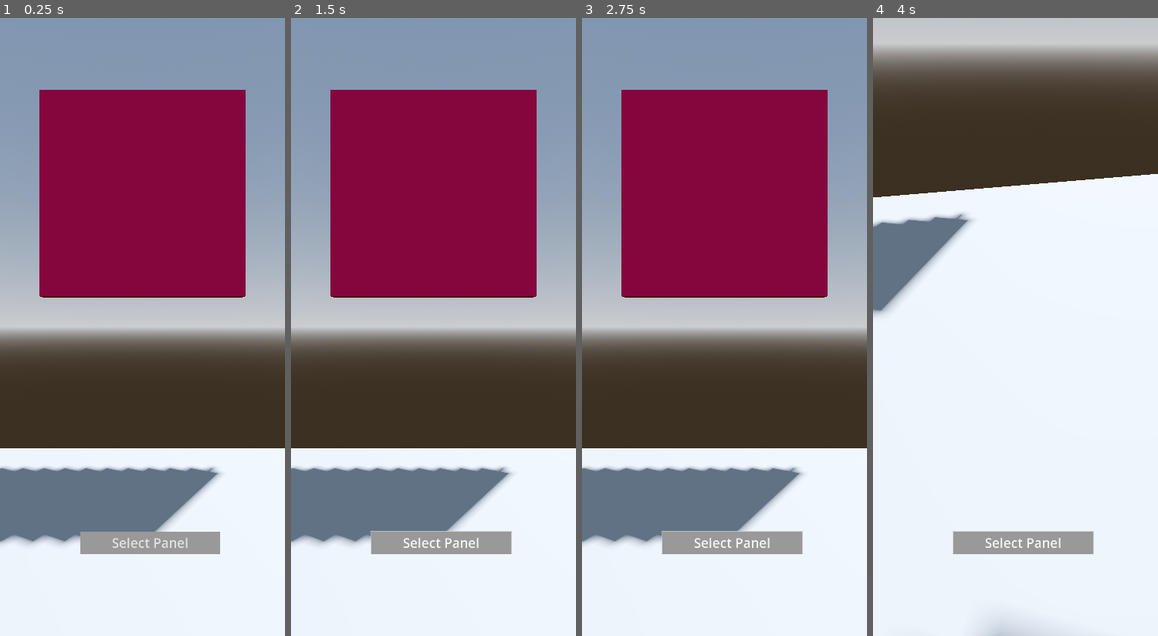
Above: before the commit, frames 1-4 (left to right).
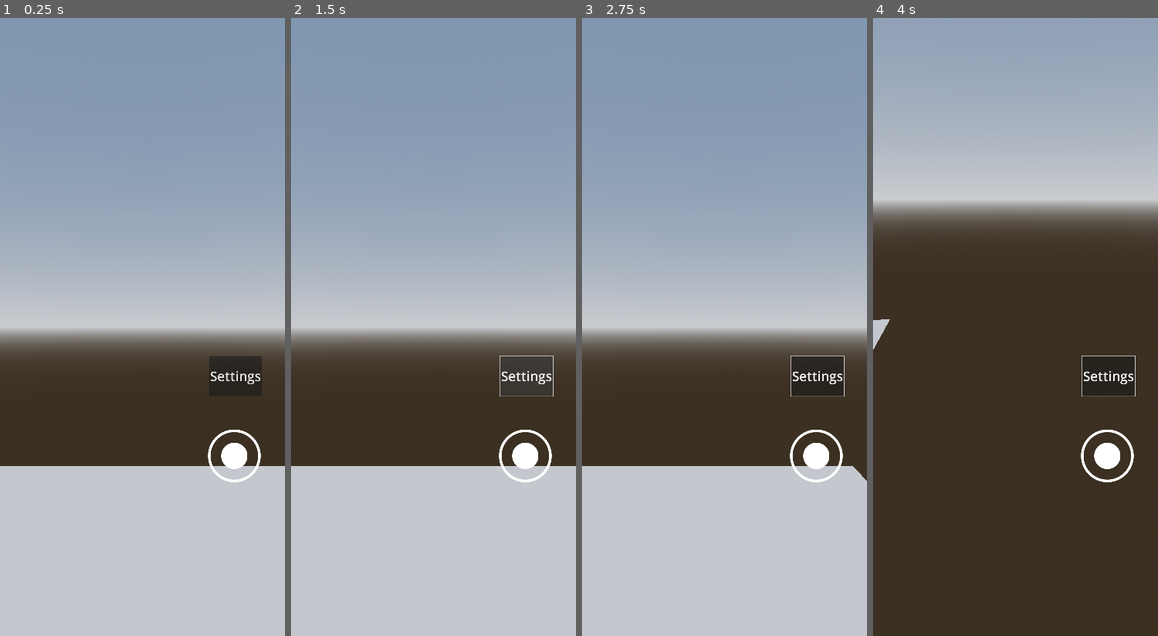
Above: after the commit, the same moments.

Repository: xander-carruth/swiftgodotkit-demo
Game: Godot game, scene res://src/CharacterGameplay/CharacterGameplay.tscn
The game is run twice, just before and just after one commit, with the same random seed, the same clock (stepped at 60 frames per second) and the same inputs. Before the commit the project starts from res://SelectableSquares.tscn.
Inputs (mouse positions are in pixels of both pictures, inside the frame that each line leads up to):
- Up to frame 1 (0.25 s): no input
- Up to frame 2 (1.5 s): click (442, 543) at 0.5 s, where only the run before the commit has a clickable "Select Panel"; click (527, 376) at 1.25 s, where only the run after the commit has a clickable "Settings"
- Up to frame 3 (2.75 s): move the mouse to (787, 296) at 2.02 s; hold Right (ui_right) from 2.03 s (still down); click (787, 296) at 2.17 s
- Up to frame 4 (4 s): release Right (ui_right) at 2.75 s; drag from (958, 357) to (1001, 450) at 2.77 s; move the mouse to (1044, 191) at 3.52 s; hold Right (ui_right) from 3.53 s (still down)

The runs differ from the first frame. In frame 1, 54% of the frame differs, in the area x 0-100%, y 11-100%; in frame 2, 54%; in frame 3, 54%; in frame 4, 99%, in the area x 0-100%, y 0-100%.

Commit message:
Reorganized scenes

Diff:
--- a/SwiftGodotKitDemoProject/project.godot
+++ b/SwiftGodotKitDemoProject/project.godot
@@ -11,7 +11,7 @@
 [application]
 
 config/name="SwiftGodotKit Demo Project"
-run/main_scene="uid://crfld0rtef5ge"
+run/main_scene="uid://wcgiq24agu33"
 config/features=PackedStringArray("4.4", "Mobile")
 config/icon="res://icon.svg"
 
--- a/SwiftGodotKitDemoProject/CharacterGameplay.tscn
+++ b/SwiftGodotKitDemoProject/src/CharacterGameplay/CharacterGameplay.tscn
@@ -1,8 +1,8 @@
 [gd_scene load_steps=12 format=3 uid="uid://wcgiq24agu33"]
 
-[ext_resource type="PackedScene" uid="uid://c7glvstpp06ak" path="res://Character.tscn" id="1_3ksj4"]
-[ext_resource type="Script" uid="uid://d3tkjykkbcgt0" path="res://Character.gd" id="2_lwmuc"]
-[ext_resource type="PackedScene" uid="uid://yby1jaejm40t" path="res://ui/PlayerHUD.tscn" id="3_lwmuc"]
+[ext_resource type="PackedScene" uid="uid://c7glvstpp06ak" path="res://src/CharacterGameplay/Character.tscn" id="1_3ksj4"]
+[ext_resource type="Script" uid="uid://d3tkjykkbcgt0" path="res://src/CharacterGameplay/Character.gd" id="2_lwmuc"]
+[ext_resource type="PackedScene" uid="uid://yby1jaejm40t" path="res://src/CharacterGameplay/PlayerHUD.tscn" id="3_lwmuc"]
 
 [sub_resource type="ProceduralSkyMaterial" id="ProceduralSkyMaterial_lwmuc"]
 sky_horizon_color = Color(0.662243, 0.671743, 0.686743, 1)
--- a/SwiftGodotKitDemoProject/SelectableSquares.tscn
+++ b/SwiftGodotKitDemoProject/src/SelectableSquares/SelectableSquares.tscn
@@ -1,9 +1,9 @@
 [gd_scene load_steps=15 format=3 uid="uid://crfld0rtef5ge"]
 
-[ext_resource type="PackedScene" uid="uid://dgtqpca2xvdgk" path="res://ui/HUD.tscn" id="1_ff4w1"]
-[ext_resource type="Script" uid="uid://pvk15iugeiuq" path="res://CameraMotion.gd" id="2_s0mlu"]
-[ext_resource type="Script" uid="uid://baamqwcgnyi8" path="res://PanelIndicator.gd" id="3_48dcl"]
-[ext_resource type="Script" uid="uid://6ywgjdkbdg6e" path="res://PanelManager.gd" id="5_iir56"]
+[ext_resource type="PackedScene" uid="uid://dgtqpca2xvdgk" path="res://src/SelectableSquares/HUD.tscn" id="1_ok3ug"]
+[ext_resource type="Script" uid="uid://baamqwcgnyi8" path="res://src/SelectableSquares/PanelIndicator.gd" id="2_fm68c"]
+[ext_resource type="Script" uid="uid://pvk15iugeiuq" path="res://src/SelectableSquares/CameraMotion.gd" id="3_tkujn"]
+[ext_resource type="Script" uid="uid://6ywgjdkbdg6e" path="res://src/SelectableSquares/PanelManager.gd" id="4_agdef"]
 
 [sub_resource type="ProceduralSkyMaterial" id="ProceduralSkyMaterial_48dcl"]
 sky_horizon_color = Color(0.662243, 0.671743, 0.686743, 1)
@@ -46,7 +46,7 @@
 transform = Transform3D(-0.866023, -0.433016, 0.250001, 0, 0.499998, 0.866027, -0.500003, 0.749999, -0.43301, 0, 0, 0)
 shadow_enabled = true
 
-[node name="Hud" parent="." instance=ExtResource("1_ff4w1")]
+[node name="Hud" parent="." instance=ExtResource("1_ok3ug")]
 
 [node name="MeshInstance3D" type="MeshInstance3D" parent="."]
 transform = Transform3D(2, 0, 0, 0, 2, 0, 0, 0, 2, 0, 0, 0)
@@ -56,7 +56,7 @@
 transform = Transform3D(0.1, 0, 0, 0, 1, 0, 0, 0, 1, -2, 1.25, 0)
 mesh = SubResource("BoxMesh_ff4w1")
 surface_material_override/0 = SubResource("StandardMaterial3D_s0mlu")
-script = ExtResource("3_48dcl")
+script = ExtResource("2_fm68c")
 angle_from = 70.0
 angle_to = 110.0
 
@@ -64,7 +64,7 @@
 transform = Transform3D(-4.37114e-09, 0, 1, 0, 1, 0, -0.1, 0, -4.37114e-08, 0, 1.25, -2)
 mesh = SubResource("BoxMesh_ff4w1")
 surface_material_override/0 = SubResource("StandardMaterial3D_yy6ht")
-script = ExtResource("3_48dcl")
+script = ExtResource("2_fm68c")
 angle_from = 340.0
 angle_to = 20.0
 
@@ -72,7 +72,7 @@
 transform = Transform3D(0.1, 0, 0, 0, 1, 0, 0, 0, 1, 2, 1.25, 0)
 mesh = SubResource("BoxMesh_ff4w1")
 surface_material_override/0 = SubResource("StandardMaterial3D_0sysu")
-script = ExtResource("3_48dcl")
+script = ExtResource("2_fm68c")
 angle_from = 250.0
 angle_to = 290.0
 
@@ -80,13 +80,13 @@
 transform = Transform3D(-4.37114e-09, 0, 1, 0, 1, 0, -0.1, 0, -4.37114e-08, 0, 1.25, 2)
 mesh = SubResource("BoxMesh_ff4w1")
 surface_material_override/0 = SubResource("StandardMaterial3D_48dcl")
-script = ExtResource("3_48dcl")
+script = ExtResource("2_fm68c")
 angle_from = 160.0
 angle_to = 200.0
 
 [node name="Character" type="MeshInstance3D" parent="."]
 mesh = SubResource("CapsuleMesh_iir56")
-script = ExtResource("2_s0mlu")
+script = ExtResource("3_tkujn")
 
 [node name="Head" type="Node3D" parent="Character"]
 
@@ -94,7 +94,7 @@
 transform = Transform3D(1, 0, 0, 0, 1, 0, 0, 0, 1, 0, 0.600811, 0)
 
 [node name="PanelManager" type="Node" parent="." node_paths=PackedStringArray("character")]
-script = ExtResource("5_iir56")
+script = ExtResource("4_agdef")
 character = NodePath("../Character")
 
 [node name="CanvasLayer" type="CanvasLayer" parent="."]
Renamed: SwiftGodotKitDemoProject/character.gd -> SwiftGodotKitDemoProject/src/CharacterGameplay/Character.gd
Renamed: SwiftGodotKitDemoProject/character.gd.uid -> SwiftGodotKitDemoProject/src/CharacterGameplay/Character.gd.uid
Renamed: SwiftGodotKitDemoProject/character.tscn -> SwiftGodotKitDemoProject/src/CharacterGameplay/Character.tscn
Renamed: SwiftGodotKitDemoProject/ui/PlayerHUD.tscn -> SwiftGodotKitDemoProject/src/CharacterGameplay/PlayerHUD.tscn
Renamed: SwiftGodotKitDemoProject/RootScene.tscn -> SwiftGodotKitDemoProject/src/Root/RootScene.tscn
Renamed: SwiftGodotKitDemoProject/CameraMotion.gd -> SwiftGodotKitDemoProject/src/SelectableSquares/CameraMotion.gd
Renamed: SwiftGodotKitDemoProject/CameraMotion.gd.uid -> SwiftGodotKitDemoProject/src/SelectableSquares/CameraMotion.gd.uid
Renamed: SwiftGodotKitDemoProject/ui/HUD.tscn -> SwiftGodotKitDemoProject/src/SelectableSquares/HUD.tscn
Renamed: SwiftGodotKitDemoProject/PanelIndicator.gd -> SwiftGodotKitDemoProject/src/SelectableSquares/PanelIndicator.gd
Renamed: SwiftGodotKitDemoProject/PanelIndicator.gd.uid -> SwiftGodotKitDemoProject/src/SelectableSquares/PanelIndicator.gd.uid
Renamed: SwiftGodotKitDemoProject/PanelManager.gd -> SwiftGodotKitDemoProject/src/SelectableSquares/PanelManager.gd
Renamed: SwiftGodotKitDemoProject/PanelManager.gd.uid -> SwiftGodotKitDemoProject/src/SelectableSquares/PanelManager.gd.uid
